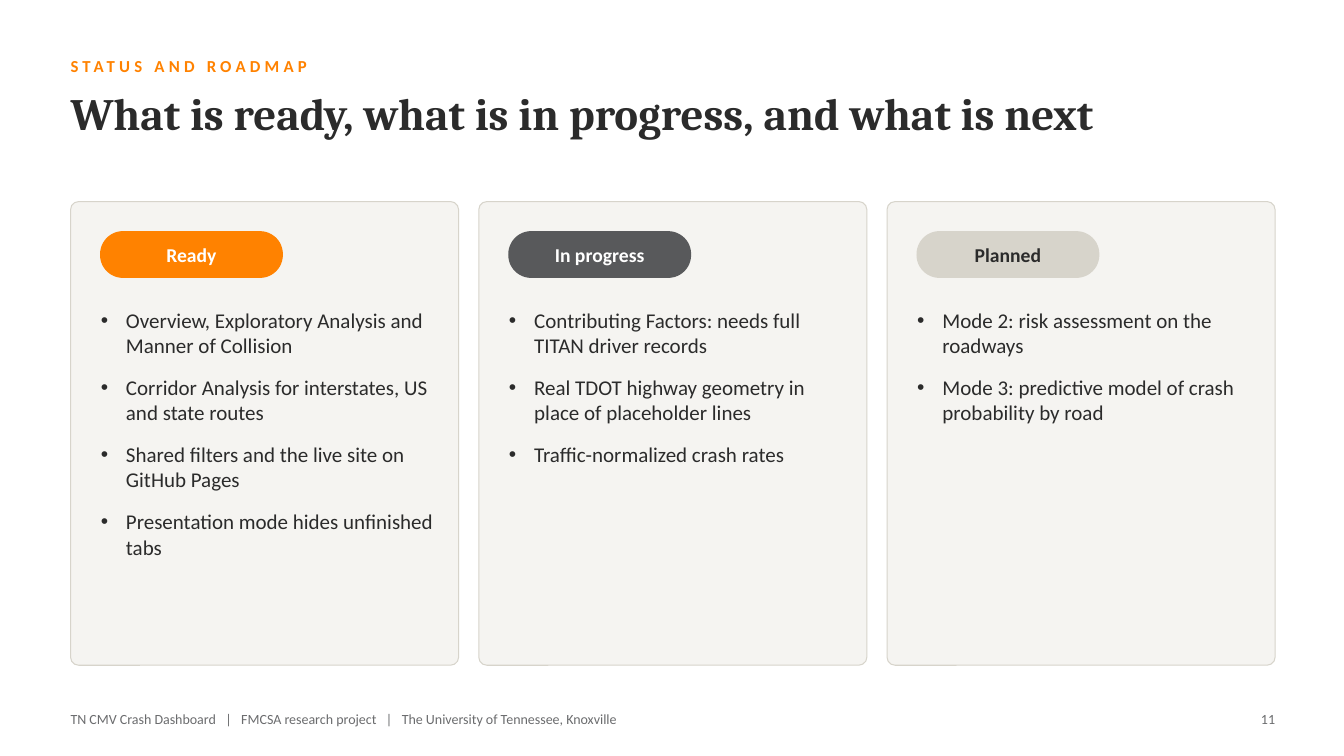
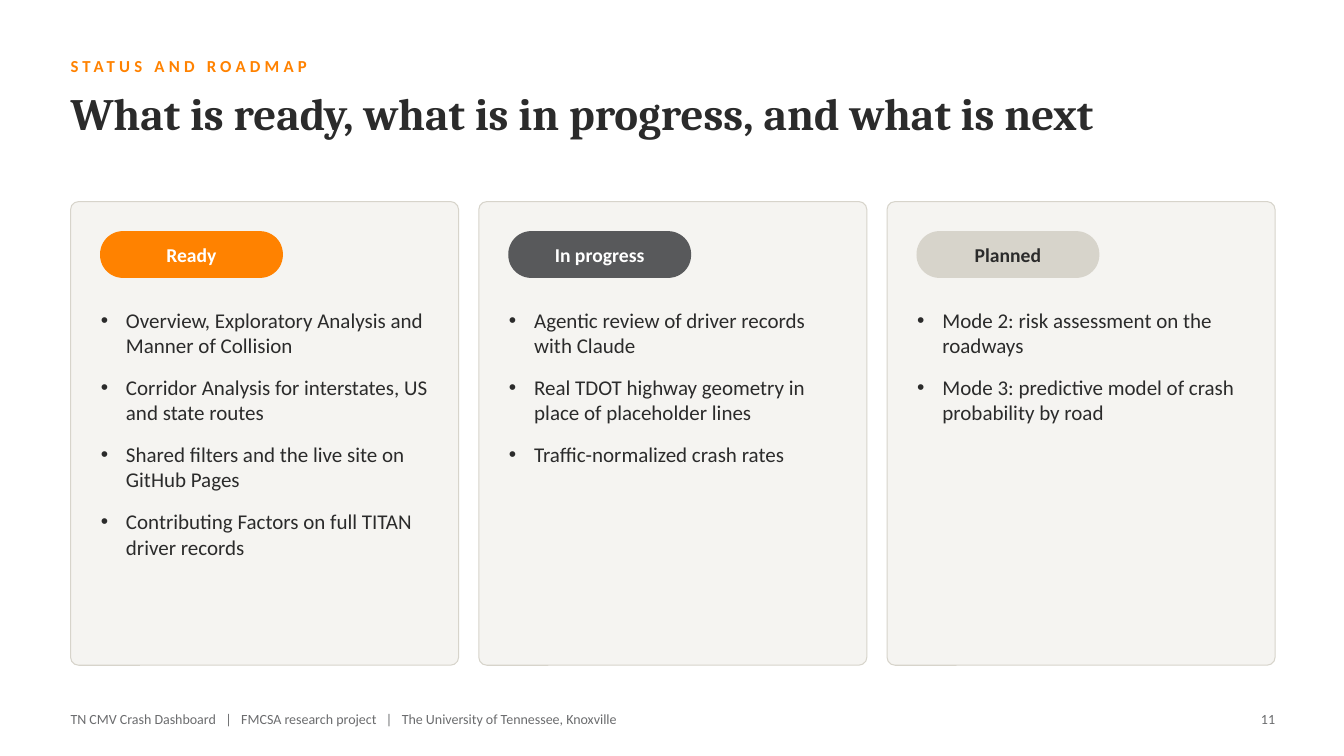
Before and after one commit to aadyash24/FMCSA, a slide deck: slide 11 of docs/presentation/TN_CMV_Dashboard_Overview.pptx. Drawn at 1344x756 pixels with LibreOffice and Linux fonts; fonts in the diff are those of the drawing. Boxes give left, top, right and bottom in pixels: in the first picture for what was removed or moved away, otherwise in the second. Text is boxed around its words. In the diff, an @@ line names an element or a change of style, - is before the commit and + after.

```diff
--- a/docs/presentation/TN_CMV_Dashboard_Overview.pptx
+++ b/docs/presentation/TN_CMV_Dashboard_Overview.pptx
@@ text at (534,313,804,353): text changed @@
-• Contributing Factors: needs full TITAN driver records
+• Agentic review of driver records with Claude
@@ text at (126,514,412,555): text changed @@
-• Presentation mode hides unfinished tabs
+• Contributing Factors on full TITAN driver records
```
Also in this commit, not shown: 1 other slide changed, 2 other files.
